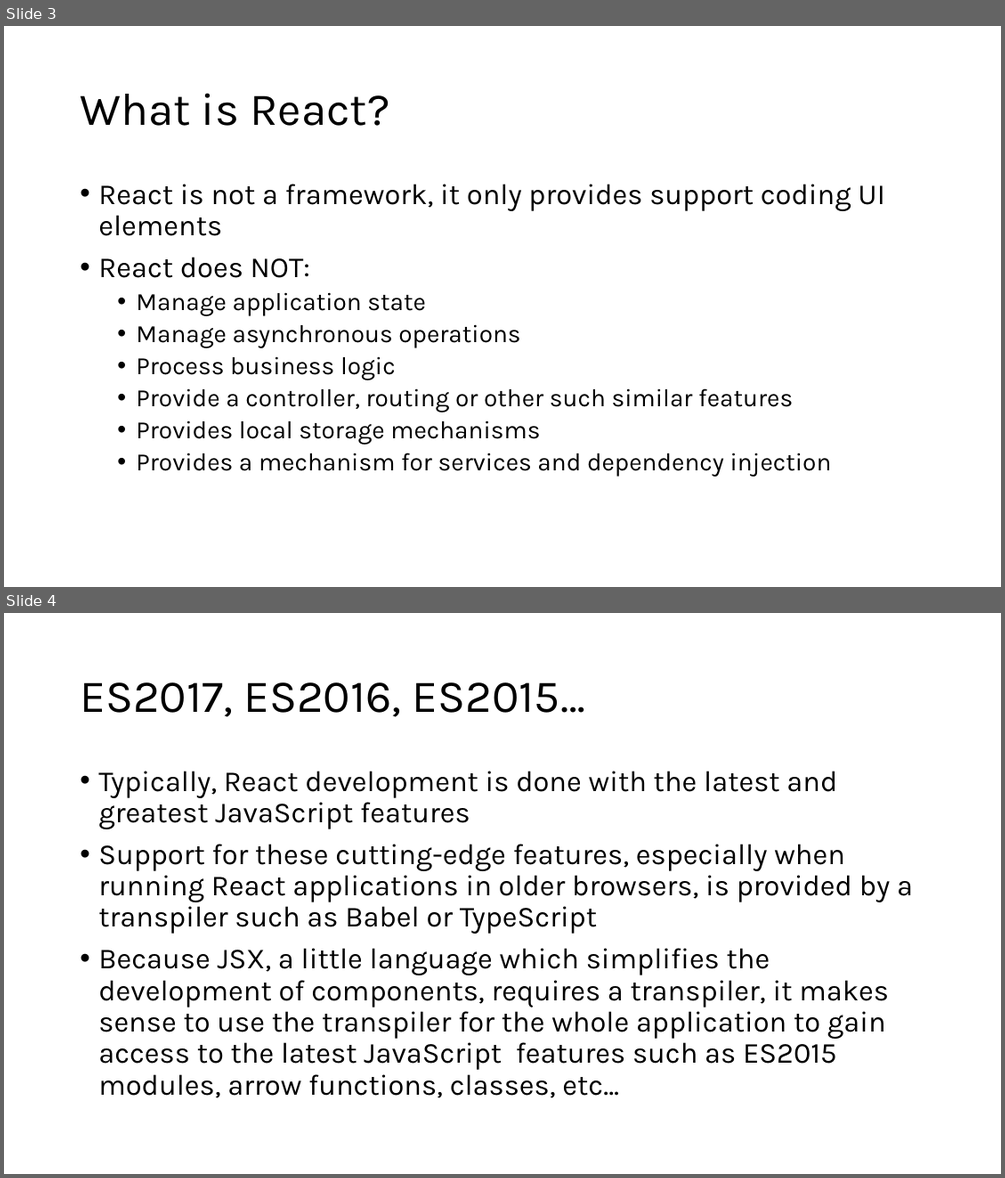
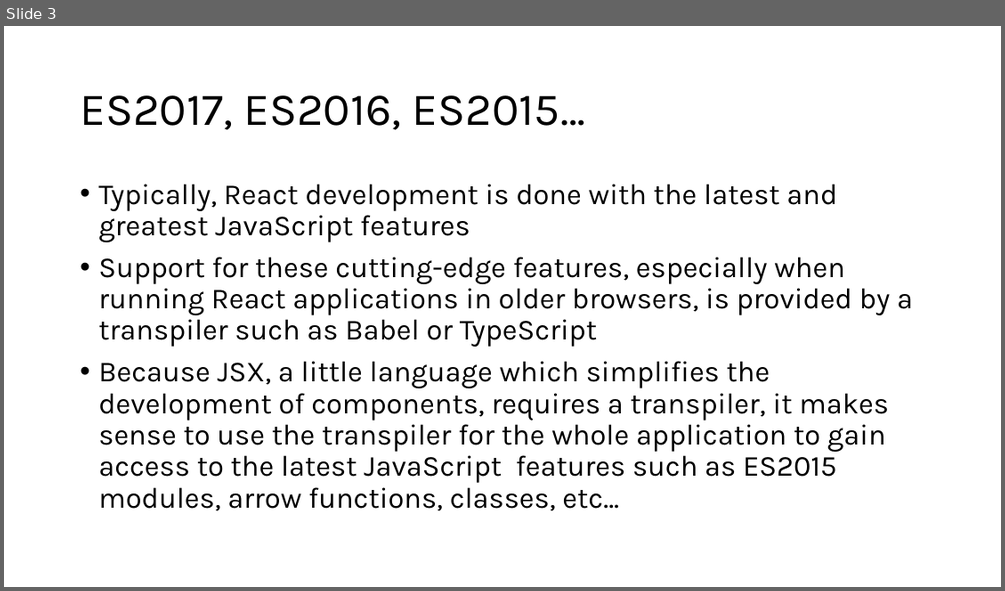
Before and after one commit to warpyu/TechnicalCommunityContent, a slide deck: Web Frameworks/React/Session 1 - Introduction and Slides/Introduction to React.pptx. Shown one above the other, each under a label of ours: slides 3 and 4 before the commit, slide 3 after it. The pictures are 1005x1178 and 1005x591 pixels, drawn with LibreOffice and Linux fonts; fonts in the diff are those of the drawing. Boxes give left, top, right and bottom in pixels: in the first picture for what was removed or moved away, otherwise in the second. Text is boxed around its words. In the diff, an @@ line names an element or a change of style, - is before the commit and + after.

Commit message:
Updated React slides

```diff
--- a/Web Frameworks/React/Session 1 - Introduction and Slides/Introduction to React.pptx
+++ b/Web Frameworks/React/Session 1 - Introduction and Slides/Introduction to React.pptx
@@ slide 3 removed at (4,26,1001,587), background #FFFFFF @@
@@ title removed at (80,93,389,126) @@
-What is React?
@@ text removed at (98,184,884,476) @@
-• React is not a framework, it only provides support coding UI elements
-• React does NOT:
-  • Manage application state
-  • Manage asynchronous operations
-  • Process business logic
-  • Provide a controller, routing or other such similar features
-  • Provides local storage mechanisms
-  • Provides a mechanism for services and dependency injection
@@ what was slide 4 is now slide 3 @@
```
Also in this commit, not shown: 2 slides changed, 16 slides added, 1 other slide removed.
